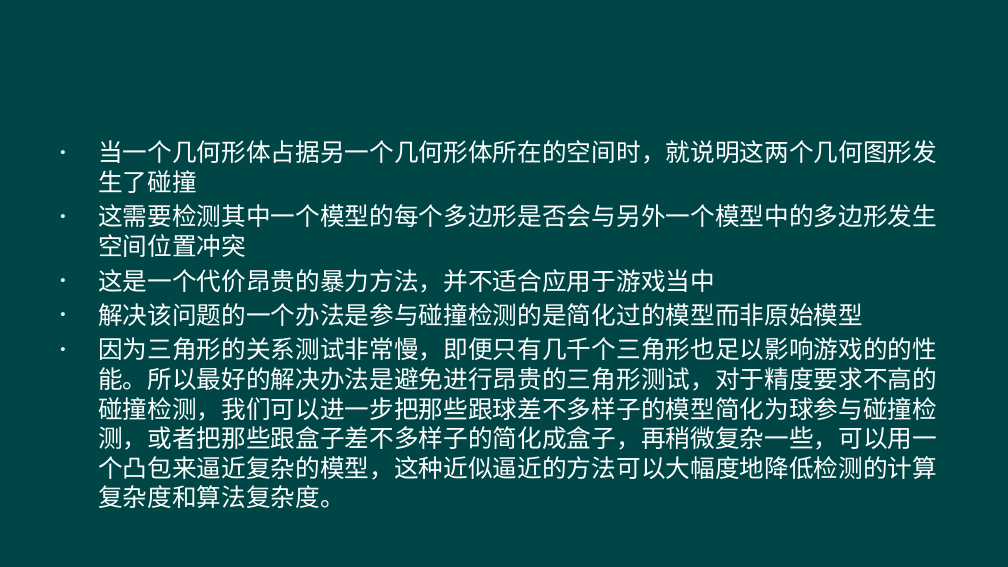
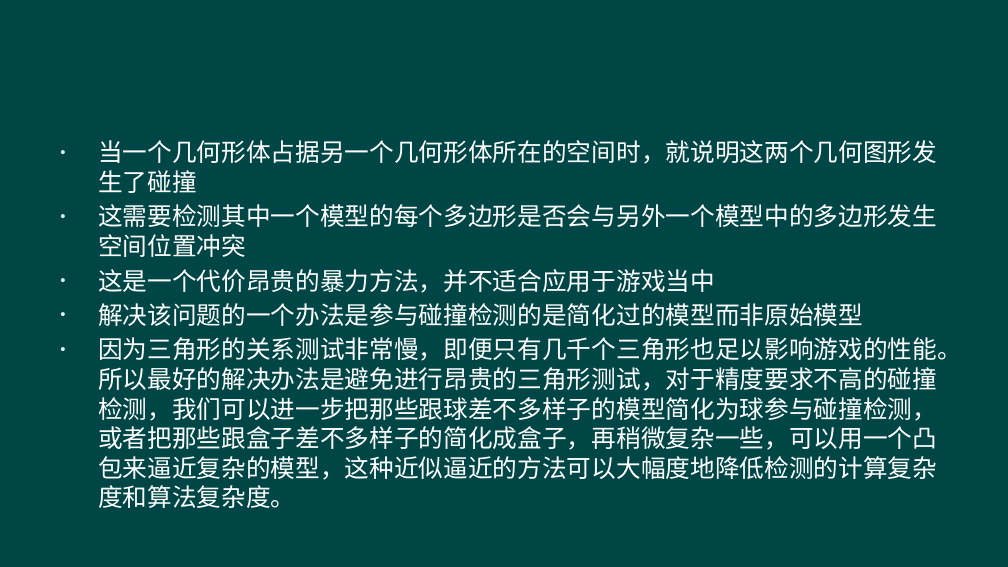
Before and after one commit to hanhonglei/Course_GameEngine, a slide deck: slide 6 of Slides/Principle/9 碰撞检测/9 碰撞检测.pptx (slide 5 before the commit). Drawn at 1008x567 pixels with LibreOffice and Linux fonts; fonts in the diff are those of the drawing; background and template pictures are left out. Boxes give left, top, right and bottom in pixels: in the first picture for what was removed or moved away, otherwise in the second. Text is boxed around its words. In the diff, an @@ line names an element or a change of style, - is before the commit and + after.

```diff
--- a/Slides/Principle/9 碰撞检测/9 碰撞检测.pptx
+++ b/Slides/Principle/9 碰撞检测/9 碰撞检测.pptx
@@ text at (x1=98, y1=337, x2=962, y2=508): text changed @@
-• 因为三角形的关系测试非常慢，即便只有几千个三角形也足以影响游戏的的性能。所以最好的解决办法是避免进行昂贵的三角形测试，对于精度要求不高的碰撞检测，我们可以进一步把那些跟球差不多样子的模型简化为球参与碰撞检测，或者把那些跟盒子差不多样子的简化成盒子，再稍微复杂一些，可以用一个凸包来逼近复杂的模型，这种近似逼近的方法可以大幅度地降低检测的计算复杂度和算法复杂度。
+• 因为三角形的关系测试非常慢，即便只有几千个三角形也足以影响游戏的性能。所以最好的解决办法是避免进行昂贵的三角形测试，对于精度要求不高的碰撞检测，我们可以进一步把那些跟球差不多样子的模型简化为球参与碰撞检测，或者把那些跟盒子差不多样子的简化成盒子，再稍微复杂一些，可以用一个凸包来逼近复杂的模型，这种近似逼近的方法可以大幅度地降低检测的计算复杂度和算法复杂度。
```
Also in this commit, not shown: 6 slides added, 1 slide removed, 5 other files.
